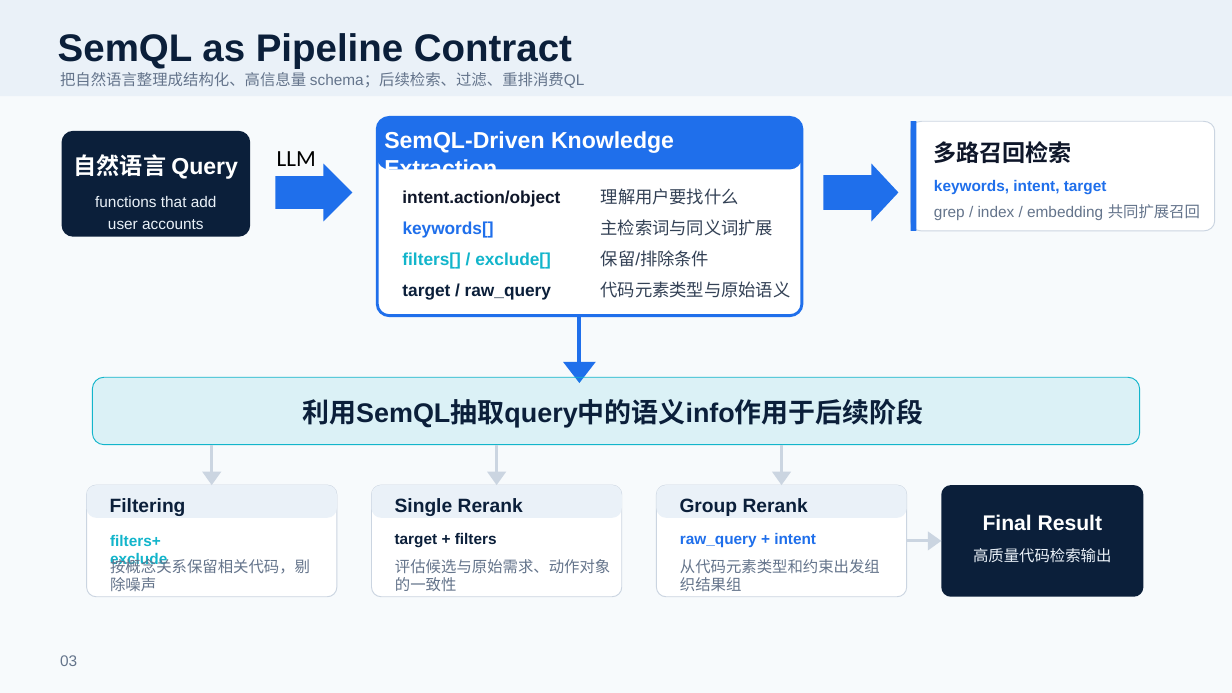
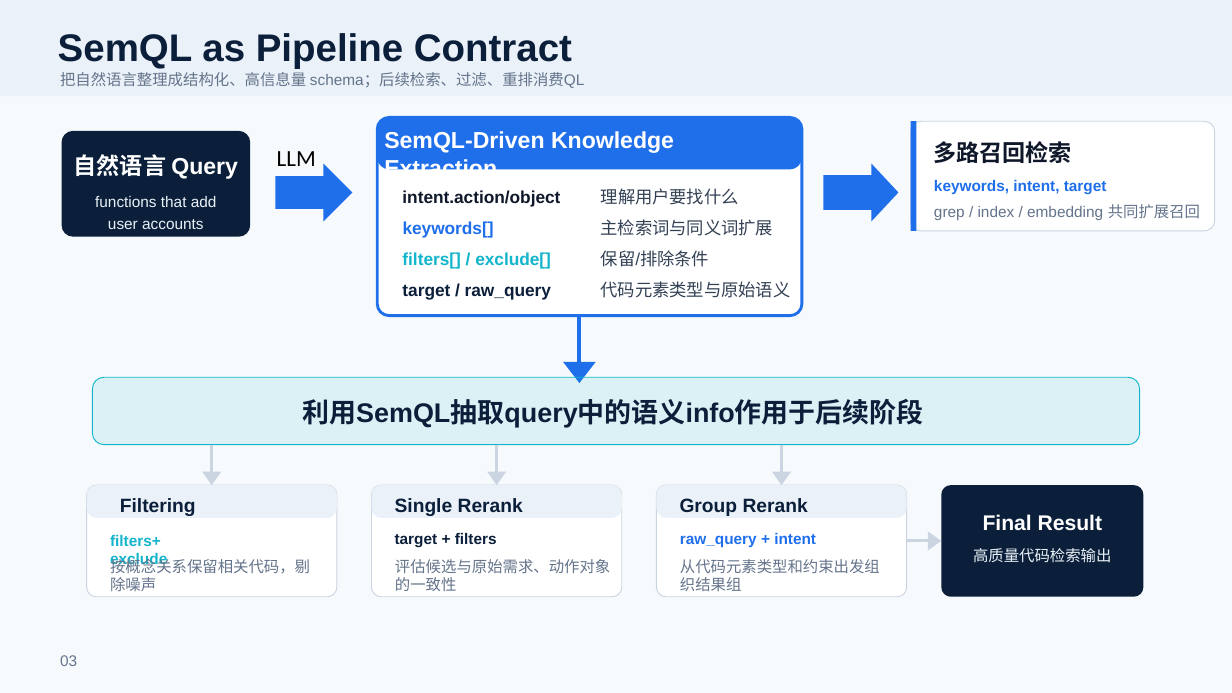
Before and after one commit to FDSE-IntelliDev/CodeSense, a slide deck: slide 3 of code_search例会报告_509.pptx. Drawn at 1232x693 pixels with LibreOffice and Linux fonts; fonts in the diff are those of the drawing. Boxes give left, top, right and bottom in pixels: in the first picture for what was removed or moved away, otherwise in the second. Text is boxed around its words. In the diff, an @@ line names an element or a change of style, - is before the commit and + after.

```diff
--- a/code_search例会报告_509.pptx
+++ b/code_search例会报告_509.pptx
@@ text "Filtering": place and size @@
-text "Filtering" at [110,498,186,516]
+text "Filtering" at [120,498,196,516]
```
Also in this commit, not shown: 3 other files.
